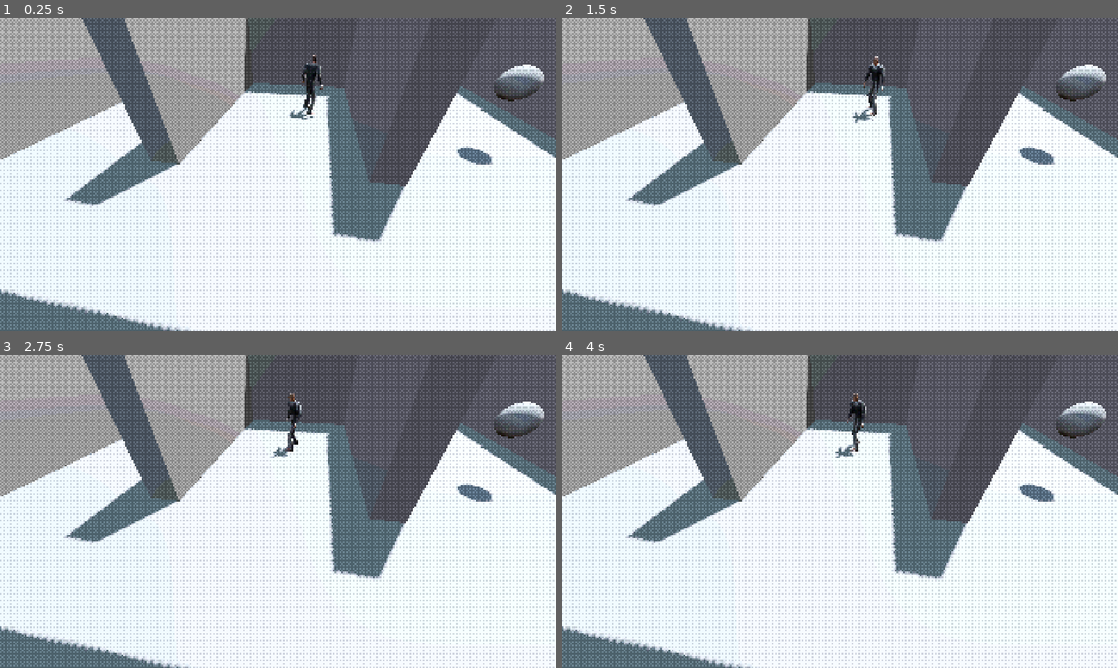
Above: before the commit, frames 1-4 (two rows, left to right).
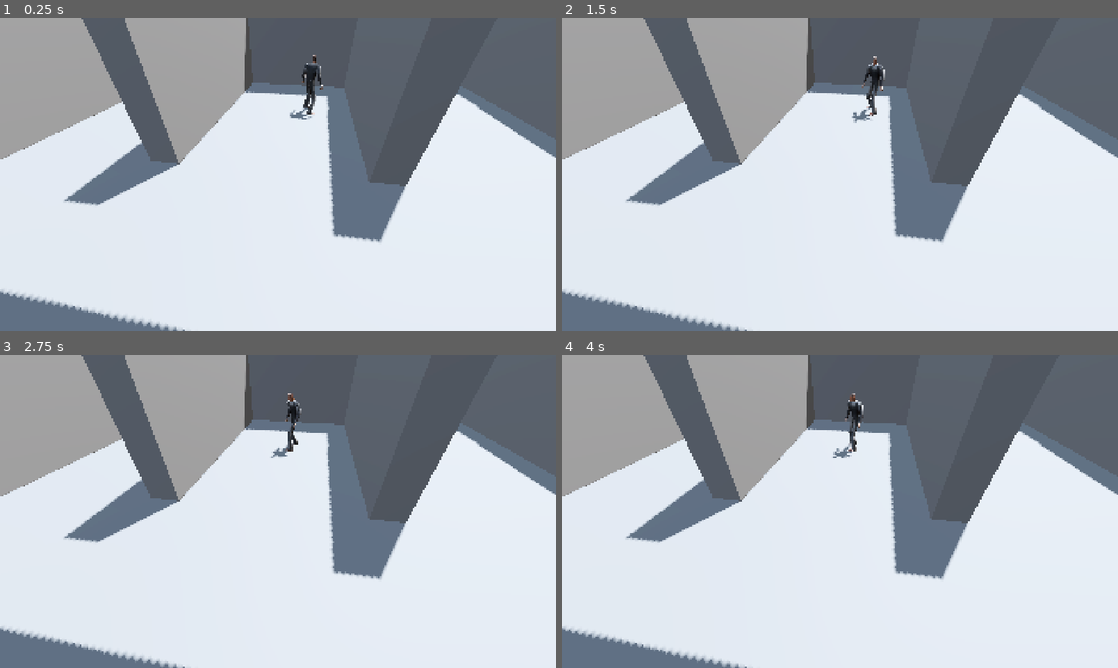
Above: after the commit, the same moments.

Repository: lorenscarano/PSX-Survival-Horror-Game-Godot-
Game: Godot game, scene res://prototyping.tscn
Two runs of this game, one before a commit and one after it. Both use one fixed random seed, a clock stepped at 60 frames per second and the inputs below.
Inputs (mouse positions are in pixels of both pictures, inside the frame that each line leads up to):
- Up to frame 1 (0.25 s): no input
- Up to frame 2 (1.5 s): tap Enter at 0.5 s; move the mouse to (962, 158) at 0.52 s; hold D (turn_right) 0.53-1.28 s; hold Right mouse button (aim) 0.53-1.28 s; click (962, 158) at 0.67 s; tap Q (quick_turn) at 0.8, 1.35 s; move the mouse to (728, 190) at 1.27 s; hold S (move_backward) from 1.28 s (still down)
- Up to frame 3 (2.75 s): tap Shift (run) at 1.55 s; move the mouse to (333, 442) at 2.02 s; release S (move_backward) at 2.03 s; hold D (turn_right) from 2.03 s (still down); hold Shift (run) from 2.03 s (still down); right-click (333, 442) at 2.3 s
- Up to frame 4 (4 s): move the mouse to (812, 574) at 2.77 s; release D (turn_right) at 2.78 s; release Shift (run) at 2.78 s; hold W (move_forward) 2.78-3.53 s; right-click (812, 574) at 2.85 s; click (812, 574) at 2.92 s; tap Q (quick_turn) at 3.05, 3.6 s; move the mouse to (1006, 558) at 3.52 s; hold A (turn_left) from 3.53 s (still down); hold Shift (run) from 3.53 s (still down)

The runs differ from the first frame. In frame 1, 17% of the frame differs, in the area x 0-100%, y 2-100%; in frame 2, 17%; in frame 3, 17%; in frame 4, 17%.

Commit message:
Removed the aim system because it has so many bugs than i cant fix, i patched the colission visibility bug, it was a problem with the ps1 shader and i ajusted the cameras colissions

Diff:
--- a/Player/player.gd
+++ b/Player/player.gd
@@ -7,8 +7,6 @@
 @export var walk_speed := 120.0
 @export var run_speed := 280.0
 
-@export_group("Combat Settings")
-@export var aiming_ray: AimingRay
 
 const  GRAVITY = -9.81
 
@@ -16,7 +14,6 @@
 var state := State.IDLE
 @onready var anim: AnimationPlayer = $PSXModels/AnimationPlayer
 var is_quick_turning := false
-var is_aiming := false
 
 func _ready():
 	anim.playback_default_blend_time = 0.2
@@ -47,9 +44,6 @@
 			anim.play("Running/mixamo_com")
 		else:
 			anim.play("Walking/mixamo_com")
-	elif is_aiming:
-		anim.play("Pistol Aim/mixamo_com")
-
 	else:
 		anim.play("Idle/mixamo_com")
 
@@ -78,43 +72,28 @@
 	else:
 		velocity.y += GRAVITY * delta
 
-func auto_aim():
-	var target = aiming_ray.find_closest_target()
-
-	if target == null:
-		return
-
-	var target_position = Vector3(
-		target.global_position.x, self.global_position.y, target.global_position.z)
-
-	look_at(target_position, Vector3.UP)
 
 func _physics_process(delta: float) -> void:
 	velocity.x = 0
 	velocity.z = 0
-	is_aiming = Input.is_action_pressed("aim")
 
 	if not is_quick_turning:
-		if is_aiming:
-			state = State.IDLE
-			handle_turn(delta)
-		else:
-			update_state()
-			match state:
-				State.TURNING:
-					handle_turn(delta)
-				State.MOVING:
-					if Input.is_action_pressed("run"):
-						handle_run(delta)
-					else:
-						handle_walk(delta)
+		update_state()
+		match state:
+			State.TURNING:
+				handle_turn(delta)
+			State.MOVING:
+				if Input.is_action_pressed("run"):
+					handle_run(delta)
+				else:
+					handle_walk(delta)
 
 	update_animation()
 	handle_gravity(delta)
 	move_and_slide()
 
 
-func _unhandled_input(event: InputEvent) -> void:
+func _unhandled_input(_event: InputEvent) -> void:
 	if Input.is_action_just_pressed("quick_turn") and not is_quick_turning:
 		is_quick_turning = true
 		var target_y_rotation = rotation.y + PI
@@ -123,5 +102,3 @@
 		tween.tween_property(self, "rotation:y", target_y_rotation, quick_turn_speed)
 
 		tween.finished.connect(func(): is_quick_turning = false)
-	if Input.is_action_just_pressed("aim"):
-		auto_aim()
--- a/Scripts/Combat/aim_target.gd
+++ /dev/null
@@ -1,6 +0,0 @@
-class_name AimTarget extends Area3D
-
-@export var health_component: HealthComponent
-
-func apply_damage(damage_amount: int):
-	health_component.current_health -= damage_amount
--- a/Scripts/Combat/aim_target.tscn
+++ /dev/null
@@ -1,12 +0,0 @@
-[gd_scene format=3 uid="uid://cp80vri3b33u"]
-
-[ext_resource type="Script" uid="uid://dm05mbr01f5kt" path="res://Scripts/Combat/aim_target.gd" id="1_5lfpc"]
-
-[sub_resource type="SphereShape3D" id="SphereShape3D_u5bk5"]
-
-[node name="AimTarget" type="Area3D" unique_id=1216637746 groups=["aim_target"]]
-script = ExtResource("1_5lfpc")
-
-[node name="CollisionShape3D" type="CollisionShape3D" parent="." unique_id=1221165519]
-shape = SubResource("SphereShape3D_u5bk5")
-debug_color = Color(0.9882353, 0, 0.32156864, 1)
--- a/Scripts/Combat/health_component.tscn
+++ /dev/null
@@ -1,6 +0,0 @@
-[gd_scene format=3 uid="uid://brnybrshm07v8"]
-
-[ext_resource type="Script" uid="uid://c5vlbb518lvxn" path="res://Scripts/health_component.gd" id="1_fxyda"]
-
-[node name="HealthComponent" type="Node" unique_id=860929009]
-script = ExtResource("1_fxyda")
--- a/Scripts/aiming_ray.gd
+++ /dev/null
@@ -1,21 +0,0 @@
-class_name AimingRay extends RayCast3D
-
-func find_closest_target() -> AimTarget:
-	var closest_distance_found := INF
-	var closest_target: AimTarget = null
-
-	for target in get_tree().get_nodes_in_group("aim_target"):
-		look_at(target.global_position)
-		force_raycast_update()
-
-		if get_collider() != target:
-			continue
-
-		var distance_to_target = self.global_position.distance_to(target.global_position)
-
-		if distance_to_target < closest_distance_found:
-			closest_distance_found = distance_to_target
-			closest_target = target
-
-	self.rotation = Vector3.ZERO
-	return closest_target
--- a/Scripts/health_component.gd
+++ /dev/null
@@ -1,15 +0,0 @@
-class_name HealthComponent extends Node
-
-signal health_changed(new_value: int)
-signal died
-
-@export var max_health := 100
-@onready var current_health := max_health:
-	set(value):
-		if current_health != value:
-			health_changed.emit(value)
-
-		if value <= 0 :
-			died.emit()
-
-		current_health = value
--- a/prototyping.tscn
+++ b/prototyping.tscn
@@ -9,19 +9,17 @@
 [ext_resource type="AnimationLibrary" uid="uid://br2vai0qy1a78" path="res://FreeModels/psx-base-male-playstation-character-low-poly/Animations/Walking.fbx" id="6_626rt"]
 [ext_resource type="AnimationLibrary" uid="uid://dixxytss15yqm" path="res://FreeModels/psx-base-male-playstation-character-low-poly/Animations/Walking Backwards.fbx" id="7_o7f6j"]
 [ext_resource type="PackedScene" uid="uid://bkm6fypr31ete" path="res://Player/re_camera.tscn" id="8_eratf"]
-[ext_resource type="Script" uid="uid://cfm8ffq2se0fh" path="res://Scripts/aiming_ray.gd" id="9_o7f6j"]
-[ext_resource type="PackedScene" uid="uid://cp80vri3b33u" path="res://Scripts/Combat/aim_target.tscn" id="11_b1uta"]
 
 [sub_resource type="ProceduralSkyMaterial" id="ProceduralSkyMaterial_v7tyh"]
 sky_horizon_color = Color(0.66224277, 0.6717428, 0.6867428, 1)
 ground_horizon_color = Color(0.66224277, 0.6717428, 0.6867428, 1)
 
-[sub_resource type="Sky" id="Sky_1yviv"]
+[sub_resource type="Sky" id="Sky_626rt"]
 sky_material = SubResource("ProceduralSkyMaterial_v7tyh")
 
 [sub_resource type="Environment" id="Environment_cxwu1"]
 background_mode = 2
-sky = SubResource("Sky_1yviv")
+sky = SubResource("Sky_626rt")
 tonemap_mode = 2
 glow_enabled = true
 
@@ -38,11 +36,10 @@
 size = Vector3(20, 0.3, 17.699707)
 
 [sub_resource type="BoxShape3D" id="BoxShape3D_0ru8o"]
+size = Vector3(1.012207, 1, 1)
 
 [sub_resource type="BoxShape3D" id="BoxShape3D_krpui"]
-size = Vector3(0.7763672, 1, 1)
-
-[sub_resource type="SphereMesh" id="SphereMesh_u5bk5"]
+size = Vector3(0.89068604, 1, 2.0322251)
 
 [node name="Node3D" type="Node3D" unique_id=2027984184]
 
@@ -50,15 +47,14 @@
 environment = SubResource("Environment_cxwu1")
 
 [node name="DirectionalLight3D" type="DirectionalLight3D" parent="." unique_id=1294570509]
-transform = Transform3D(-0.8660254, -0.43301278, 0.25, 0, 0.49999997, 0.86602545, -0.50000006, 0.75, -0.43301266, 4.7063055, 1.9868226, 0)
+transform = Transform3D(-0.8660254, -0.43301278, 0.25, 0, 0.49999997, 0.86602545, -0.50000006, 0.75, -0.43301266, 4.706087, 2.0418892, -0.049315453)
 light_energy = 0.792
 shadow_enabled = true
 
-[node name="Player" type="CharacterBody3D" parent="." unique_id=1309790086 node_paths=PackedStringArray("aiming_ray")]
-transform = Transform3D(-0.9999939, 0, 0.0034907667, 0, 1, 0, -0.0034907667, 0, -0.9999939, 0, 2.1845276, 0)
+[node name="Player" type="CharacterBody3D" parent="." unique_id=1309790086]
+transform = Transform3D(-0.9999939, 0, 0.0034907667, 0, 1, 0, -0.0034907667, 0, -0.9999939, -0.00021839142, 2.2395942, -0.049315453)
 collision_layer = 5
 script = ExtResource("1_v7tyh")
-aiming_ray = NodePath("AimingRay")
 
 [node name="CollisionShape3D" type="CollisionShape3D" parent="Player" unique_id=16153800]
 transform = Transform3D(1, 0, 0, 0, 1, 0, 0, 0, 1, 0, -0.8494277, 0)
@@ -127,13 +123,8 @@
 libraries/Walking = ExtResource("6_626rt")
 "libraries/Walking Backwards" = ExtResource("7_o7f6j")
 
-[node name="AimingRay" type="RayCast3D" parent="Player" unique_id=1693093418]
-transform = Transform3D(1, 0, 0, 0, 1, 0, 0, 0, 1, 0.0003971883, -0.7003722, 0.11378183)
-target_position = Vector3(0, -1, -10)
-collide_with_areas = true
-script = ExtResource("9_o7f6j")
-
 [node name="Entorno" type="Node3D" parent="." unique_id=1874173877]
+transform = Transform3D(1, 0, 0, 0, 1, 0, 0, 0, 1, -0.00021839142, 0.055066586, -0.049315453)
 
 [node name="Suelo" type="StaticBody3D" parent="Entorno" unique_id=1666779182]
 
@@ -185,7 +176,7 @@
 mesh = SubResource("BoxMesh_u5bk5")
 
 [node name="CollisionShape3D" type="CollisionShape3D" parent="Entorno/Pared4" unique_id=2087937505]
-transform = Transform3D(-0.015707368, 0, -0.04999383, 0, 14, 0, 0.9998766, 0, -0.00078536844, -4.3426867, 1.0468025, 0.35851556)
+transform = Transform3D(-0.015707368, 0, -0.04999383, 0, 14, 0, 0.9998766, 0, -0.00078536844, -4.3670225, 1.0468025, 0.35851553)
 shape = SubResource("BoxShape3D_kddjp")
 
 [node name="Pared5" type="StaticBody3D" parent="Entorno" unique_id=2129588281]
@@ -196,7 +187,7 @@
 mesh = SubResource("BoxMesh_u5bk5")
 
 [node name="CollisionShape3D" type="CollisionShape3D" parent="Entorno/Pared5" unique_id=924766667]
-transform = Transform3D(-0.015707368, 0, -0.04999383, 0, 14, 0, 0.9998766, 0, -0.00078536844, -4.3426867, 1.0468025, 0.35851556)
+transform = Transform3D(-0.015707368, 0, -0.04999383, 0, 14, 0, 0.9998766, 0, -0.00078536844, -4.983938, 1.0468025, 0.3585155)
 shape = SubResource("BoxShape3D_kddjp")
 
 [node name="Pared6" type="StaticBody3D" parent="Entorno" unique_id=61635994]
@@ -207,7 +198,7 @@
 mesh = SubResource("BoxMesh_u5bk5")
 
 [node name="CollisionShape3D" type="CollisionShape3D" parent="Entorno/Pared6" unique_id=1335013888]
-transform = Transform3D(-0.015707368, 0, -0.04999383, 0, 14, 0, 0.9998766, 0, -0.00078536844, -4.3426867, 1.0468025, 0.35851556)
+transform = Transform3D(-0.015707368, 0, -0.04999383, 0, 14, 0, 0.9998766, 0, -0.00078536844, -4.888083, 1.0468025, 0.35851556)
 shape = SubResource("BoxShape3D_kddjp")
 
 [node name="Pared7" type="StaticBody3D" parent="Entorno" unique_id=390132222]
@@ -218,7 +209,7 @@
 mesh = SubResource("BoxMesh_u5bk5")
 
 [node name="CollisionShape3D" type="CollisionShape3D" parent="Entorno/Pared7" unique_id=133827609]
-transform = Transform3D(-0.015707368, 0, -0.04999383, 0, 14, 0, 0.9998766, 0, -0.00078536844, -4.3426867, 1.0468025, 0.35851556)
+transform = Transform3D(-0.015707368, 0, -0.04999383, 0, 14, 0, 0.9998766, 0, -0.00078536844, -4.8224373, 1.0468025, 0.35851556)
 shape = SubResource("BoxShape3D_kddjp")
 
 [node name="Pared8" type="StaticBody3D" parent="Entorno" unique_id=1684111169]
@@ -229,55 +220,58 @@
 mesh = SubResource("BoxMesh_u5bk5")
 
 [node name="CollisionShape3D" type="CollisionShape3D" parent="Entorno/Pared8" unique_id=2081367929]
-transform = Transform3D(-0.00078536844, 0, -0.04999383, 0, 3, 0, 0.04999383, 0, -0.00078536844, -4.3426867, 1.0468025, 0.35851556)
-shape = SubResource("BoxShape3D_kddjp")
-
-[node name="Camaras" type="Node3D" parent="." unique_id=1280728431]
+transform = Transform3D(-0.00078536844, 0, -0.04999383, 0, 3, 0, 0.04999383, 0, -0.00078536844, -4.8553514, -0.6969595, -7.4303203)
+shape = SubResource("BoxShape3D_kddjp")
+
+[node name="Camaras" type="Node3D" parent="." unique_id=231828619]
+transform = Transform3D(1, 0, 0, 0, 1, 0, 0, 0, 1, -0.00021839142, 0.055066586, -0.049315453)
 
 [node name="ReCamera" parent="Camaras" unique_id=734178932 groups=["camera"] instance=ExtResource("8_eratf")]
 transform = Transform3D(0.9887472, -0.096601516, 0.114224665, 0.0020923729, 0.7724071, 0.6351244, -0.14958191, -0.6277384, 0.76391745, 0, 3.7706578, 9.749409)
 
-[node name="CollisionShape3D" type="CollisionShape3D" parent="Camaras/ReCamera/Trigger" parent_id_path=PackedInt32Array(734178932, 1968746075) index="0" unique_id=695397330]
-transform = Transform3D(6.705001, 0, 0, -5.9604645e-08, 3.4350004, 0, 0, 5.9604645e-07, 2, -0.7251326, 0.52766323, -3.6420097)
+[node name="PostProceso" parent="Camaras/ReCamera" index="0" unique_id=1209890462]
+visible = false
+
+[node name="CollisionShape3D" type="CollisionShape3D" parent="Camaras/ReCamera/Trigger" parent_id_path=PackedInt32Array(734178932, 1968746075) index="0" unique_id=1200166156]
+transform = Transform3D(12.106656, 0.5669418, 5.1409006e-07, -1.2611892, 2.1090126, 1.5652186, 1.5855318, -2.6513908, 1.2450396, -3.1408005, -0.19692779, -4.2164474)
 shape = SubResource("BoxShape3D_0ru8o")
 debug_color = Color(0, 0.6, 0.69803923, 1)
 
-[node name="ReCamera2" parent="Camaras" unique_id=474699132 groups=["camera"] instance=ExtResource("8_eratf")]
+[node name="ReCamera2" parent="Camaras" unique_id=1943313953 groups=["camera"] instance=ExtResource("8_eratf")]
 transform = Transform3D(0.9077033, 0.2875029, -0.30564168, -0.07778611, 0.8310552, 0.5507237, 0.41233978, -0.47611898, 0.77671534, 4.946356, 3.5419035, 8.49909)
 far = 4007.85
 
-[node name="CollisionShape3D" type="CollisionShape3D" parent="Camaras/ReCamera2/Trigger" parent_id_path=PackedInt32Array(474699132, 1968746075) index="0" unique_id=2106505841]
-transform = Transform3D(6.415, 3.267336e-07, -1.7928772e-06, -7.7486004e-07, 2.705, -1.797079e-07, 1.9073478e-06, 8.061533e-08, 6.03, 1.9741573, 0.62528825, -0.6647377)
+[node name="PostProceso" parent="Camaras/ReCamera2" index="0" unique_id=1209890462]
+visible = false
+
+[node name="CollisionShape3D" type="CollisionShape3D" parent="Camaras/ReCamera2/Trigger" parent_id_path=PackedInt32Array(1943313953, 1968746075) index="0" unique_id=1143932010]
+transform = Transform3D(5.855634, -0.26225, 3.499111, 1.8498372, 2.274615, -4.039396, -1.855228, 1.440269, 7.0165443, -2.282249, 2.3631213, -8.076397)
 shape = SubResource("BoxShape3D_krpui")
 
-[node name="ReCamera3" parent="Camaras" unique_id=271864283 groups=["camera"] instance=ExtResource("8_eratf")]
+[node name="ReCamera3" parent="Camaras" unique_id=232857646 groups=["camera"] instance=ExtResource("8_eratf")]
 transform = Transform3D(0.15434076, -0.7654919, 0.62466085, -0.03237633, 0.6279785, 0.77755696, -0.9874871, -0.14023298, 0.07213886, 1.8468819, 4.99518, -6.891619)
 far = 4007.85
 
-[node name="CollisionShape3D" type="CollisionShape3D" parent="Camaras/ReCamera3/Trigger" parent_id_path=PackedInt32Array(271864283, 1968746075) index="0" unique_id=1933255246]
-transform = Transform3D(6.415011, -3.2782555e-07, -1.9669533e-06, -9.536743e-07, 2.7050097, 1.2777746e-06, -1.7881393e-07, 1.2870878e-06, 6.030001, 0.61890507, -1.4691805, -2.7193208)
+[node name="PostProceso" parent="Camaras/ReCamera3" index="0" unique_id=1209890462]
+visible = false
+
+[node name="CollisionShape3D" type="CollisionShape3D" parent="Camaras/ReCamera3/Trigger" parent_id_path=PackedInt32Array(232857646, 1968746075) index="0" unique_id=1125858563]
+transform = Transform3D(6.3572865, -0.060249563, 0.79585046, 0.7568613, 1.6528199, -4.7201176, -0.40548795, 2.1404755, 3.6671576, -0.23073435, 1.8891459, -5.336462)
 shape = SubResource("BoxShape3D_krpui")
 
-[node name="ReCamera4" parent="Camaras" unique_id=227933402 groups=["camera"] instance=ExtResource("8_eratf")]
+[node name="ReCamera4" parent="Camaras" unique_id=699770985 groups=["camera"] instance=ExtResource("8_eratf")]
 transform = Transform3D(-0.7970228, -0.48564354, 0.35903355, -0.03237634, 0.62797856, 0.77755696, -0.60308087, 0.60810643, -0.51623654, -4.7398577, 4.99518, -4.280911)
 far = 4007.85
 
-[node name="CollisionShape3D" type="CollisionShape3D" parent="Camaras/ReCamera4/Trigger" parent_id_path=PackedInt32Array(227933402, 1968746075) index="0" unique_id=1485263815]
-transform = Transform3D(6.4150105, -2.9802322e-07, -2.026558e-06, -7.1525574e-07, 2.7050095, 9.536743e-07, -3.5762787e-07, 1.2516975e-06, 6.0300007, 1.8524323, -0.71756554, -3.2749853)
+[node name="PostProceso" parent="Camaras/ReCamera4" index="0" unique_id=1209890462]
+visible = false
+
+[node name="CollisionShape3D" type="CollisionShape3D" parent="Camaras/ReCamera4/Trigger" parent_id_path=PackedInt32Array(699770985, 1968746075) index="0" unique_id=44525967]
+transform = Transform3D(5.176975, -0.040624455, 3.1849148, 3.0479894, 1.6504914, -3.4203954, -2.2496488, 2.1427207, 2.69504, -0.52383137, 2.1862712, -5.6086187)
 shape = SubResource("BoxShape3D_krpui")
-
-[node name="TargetTest" type="MeshInstance3D" parent="." unique_id=1502920211 groups=["aim_target"]]
-transform = Transform3D(1, 0, 0, 0, 1, 0, 0, 0, 1, 6.3430943, 1.9522569, 2.0408354)
-mesh = SubResource("SphereMesh_u5bk5")
-
-[node name="AimTarget" parent="TargetTest" unique_id=1216637746 instance=ExtResource("11_b1uta")]
-
-[node name="CollisionShape3D" parent="TargetTest/AimTarget" index="0" unique_id=1221165519]
-transform = Transform3D(143.56, 0, 0, 0, 143.56, 0, 0, 0, 143.56, 0, 0, 0)
 
 [editable path="Player/PSXModels"]
 [editable path="Camaras/ReCamera"]
 [editable path="Camaras/ReCamera2"]
 [editable path="Camaras/ReCamera3"]
 [editable path="Camaras/ReCamera4"]
-[editable path="TargetTest/AimTarget"]
Not shown, removed: Scripts/Combat/aim_target.gd.uid
Not shown, removed: Scripts/aiming_ray.gd.uid
Not shown, removed: Scripts/health_component.gd.uid
Not shown, added: prototyping.tscn126017577.tmp
Not shown, added: prototyping.tscn239910605.tmp
